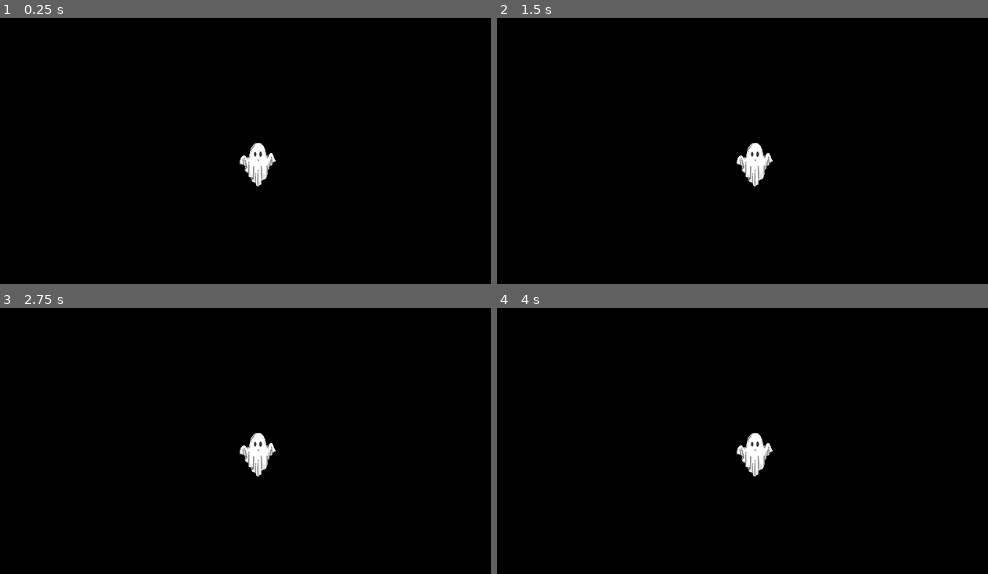
Above: before the commit, frames 1-4 (two rows, left to right).
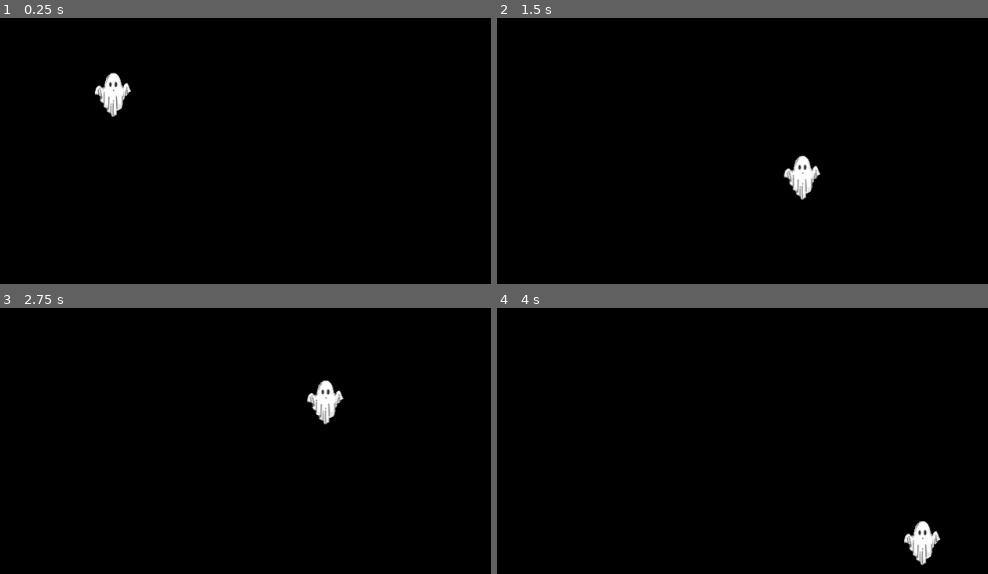
Above: after the commit, the same moments.

Repository: sum-catnip/ghostyboi
Game: Godot game, scene res://main.tscn
Same seed, same stepped clock (60 frames per second), same inputs: the game is played once before the commit and once after it.
Inputs (mouse positions are in pixels of both pictures, inside the frame that each line leads up to):
- Up to frame 1 (0.25 s): no input
- Up to frame 2 (1.5 s): move the mouse to (958, 164) at 0.52 s; move the mouse to (624, 209) at 1.27 s
- Up to frame 3 (2.75 s): move the mouse to (368, 374) at 2.02 s
- Up to frame 4 (4 s): move the mouse to (742, 571) at 2.77 s; move the mouse to (outside the picture) at 3.52 s

The runs differ from the first frame. In frame 1, 1.4% of the frame differs, in the area x 19-57%, y 20-64%; in frame 2, 1.4%; in frame 3, 1.4%, in the area x 48-71%, y 27-64%; in frame 4, 1.4%.
Error before the commit: Assertion failed. (res://ghost.gd:25)

Commit message:
+ follow mouse activity

Diff:
--- /dev/null
+++ b/ghost/activities/follow_mouse.gd
@@ -0,0 +1,38 @@
+extends Node
+
+
+# Declare member variables here. Examples:
+# var a = 2
+# var b = "text"
+onready var ghost: Node2D = get_parent()
+var mouse: Vector2
+
+const SMOOTH_SPEED = 2
+var repos = Vector2()
+var repos_velo = Vector2()
+var position = Vector2()
+
+# Called when the node enters the scene tree for the first time.
+func _ready():
+	print('follow')
+	print(print_debug(ghost))
+
+
+# Called every frame. 'delta' is the elapsed time since the previous frame.
+func _process(delta):
+	var mpos = get_viewport().get_mouse_position()#.get_mouse_pos()
+	var destination = ghost.position
+
+	repos.x = mpos.x - destination.x
+	repos.y = mpos.y - destination.y
+	repos_velo.x = repos.x * SMOOTH_SPEED * delta
+	repos_velo.y = repos.y * SMOOTH_SPEED * delta
+
+	position.x += repos_velo.x
+	position.y += repos_velo.y
+
+	ghost.translate(repos_velo)
+	print(mpos)
+
+	#mouse = get_viewport().get_mouse_position()
+	#ghost.set_position(mouse)
--- a/main.tscn
+++ b/main.tscn
@@ -7,4 +7,4 @@
 script = ExtResource( 1 )
 
 [node name="ghost" parent="." instance=ExtResource( 2 )]
-position = Vector2( 474, 269 )
+position = Vector2( 141, 100 )
